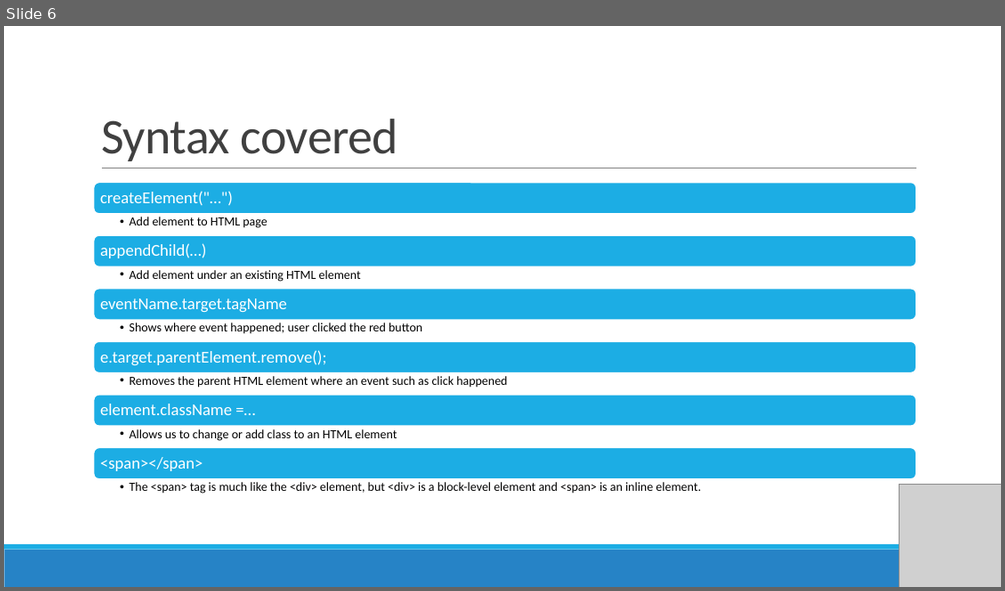
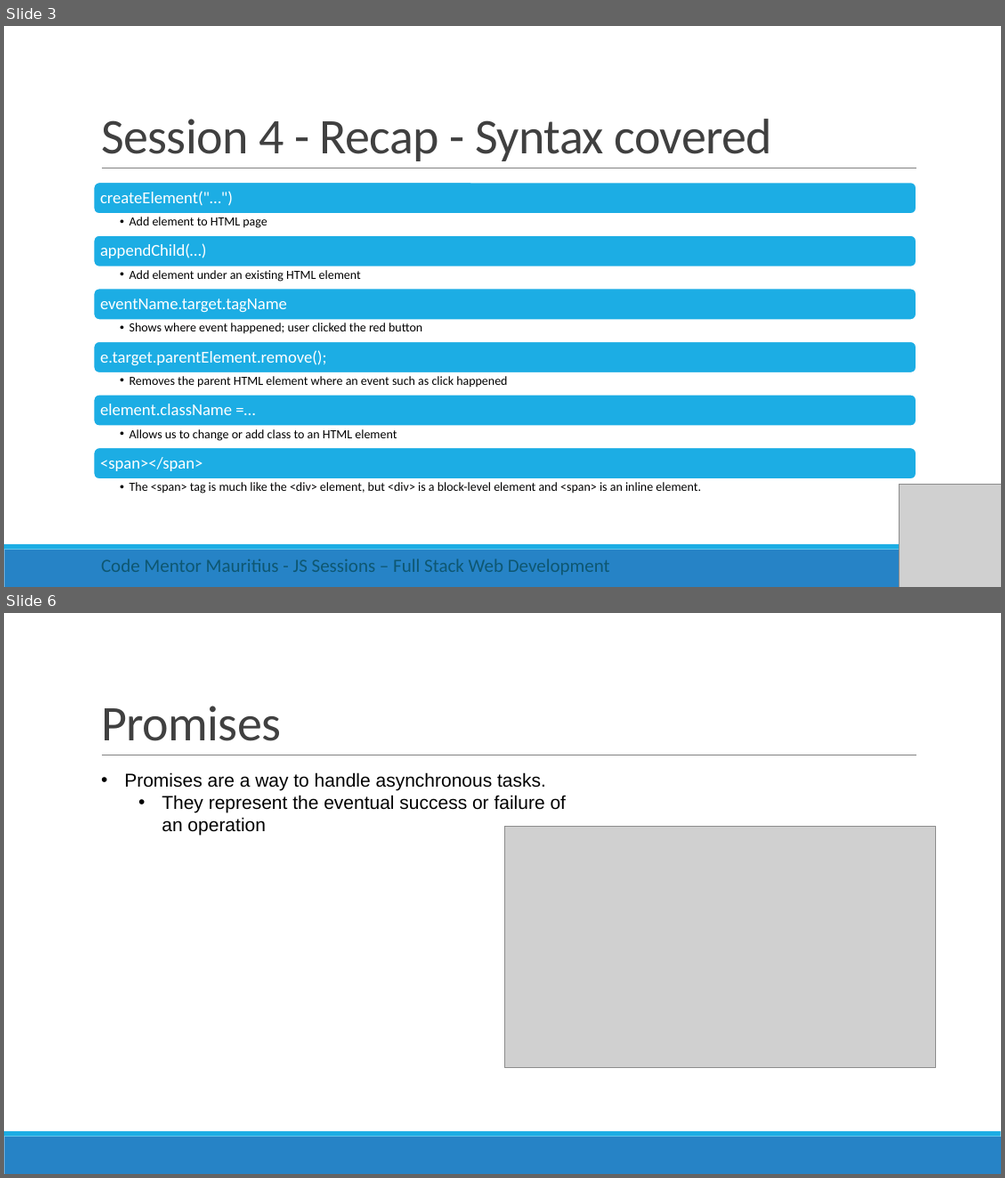
Before and after one commit to rishigujadhur1/Slides, a slide deck: ModernJS/JS Session 5.pptx. Shown one above the other, each under a label of ours: slide 6 before the commit, slides 3 and 6 after it; the slides between them are not shown. The pictures are 1005x591 and 1005x1178 pixels, drawn with LibreOffice and Linux fonts; fonts in the diff are those of the drawing; grey boxes stand for pictures. Boxes give left, top, right and bottom in pixels: in the first picture for what was removed or moved away, otherwise in the second. Text is boxed around its words. In the diff, an @@ line names an element or a change of style, - is before the commit and + after.

```diff
--- a/ModernJS/JS Session 5.pptx
+++ b/ModernJS/JS Session 5.pptx
@@ slide 6 added at box(4, 613, 1001, 1174), background #FFFFFF; not listed: 3 template elements that a slide beside it also shows @@
@@ title added at box(101, 706, 281, 741), 48 pt, text #404040 @@
+Promises
@@ text added at box(124, 772, 566, 835), 18 pt, text #000000 @@
+• Promises are a way to handle asynchronous tasks.
+  • They represent the eventual success or failure of an operation
@@ picture added at box(505, 826, 935, 1068) @@
@@ what was slide 6 is now slide 3 @@
@@ slide 3 changed as well @@
@@ title at box(101, 119, 773, 161): text changed @@
-Syntax covered
+Session 4 - Recap - Syntax covered
@@ text added at box(101, 558, 610, 574), 18 pt, text #0E5772 @@
+Code Mentor Mauritius - JS Sessions – Full Stack Web Development
```
Also in this commit, not shown: 5 other slides changed, 3 other slides added, 1 slide removed.
